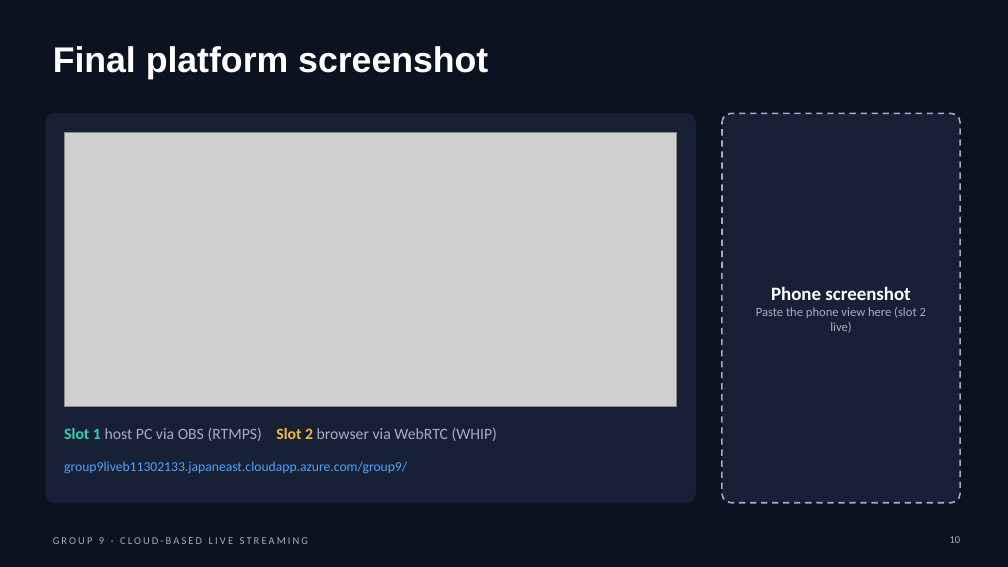
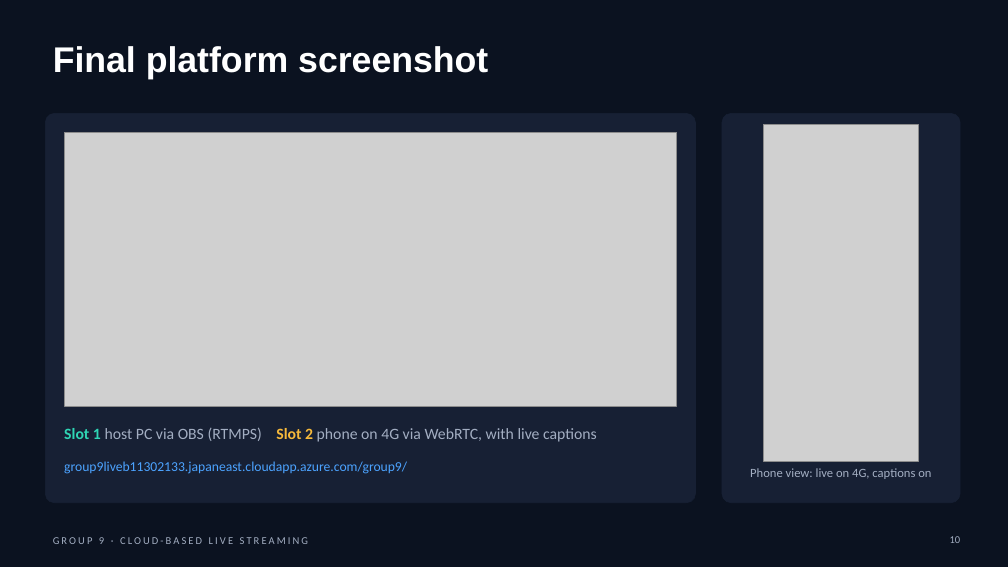
Before and after one commit to yycc0112299/live_streaming, a slide deck: slide 10 of docs/final-report/Group 9.pptx. Drawn at 1008x567 pixels with LibreOffice and Linux fonts; fonts in the diff are those of the drawing; grey boxes stand for pictures. Boxes give left, top, right and bottom in pixels: in the first picture for what was removed or moved away, otherwise in the second. Text is boxed around its words. In the diff, an @@ line names an element or a change of style, - is before the commit and + after.

```diff
--- a/docs/final-report/Group 9.pptx
+++ b/docs/final-report/Group 9.pptx
@@ rounded rectangle at bbox=[722, 113, 960, 503]: outline #A3AEC2 1.5 pt dashed to #172034 0.5 pt @@
@@ picture added at bbox=[764, 125, 919, 461] @@
@@ text removed at bbox=[756, 286, 926, 333] @@
-Phone screenshot
-Paste the phone view here (slot 2 live)
@@ text at bbox=[64, 428, 597, 442]: text changed @@
-Slot 1 host PC via OBS (RTMPS) Slot 2 browser via WebRTC (WHIP)
+Slot 1 host PC via OBS (RTMPS) Slot 2 phone on 4G via WebRTC, with live captions
@@ text added at bbox=[750, 468, 931, 479], 12 pt, text #A3AEC2 @@
+Phone view: live on 4G, captions on
```
Also in this commit, not shown: 1 other slide changed, 3 other files.
